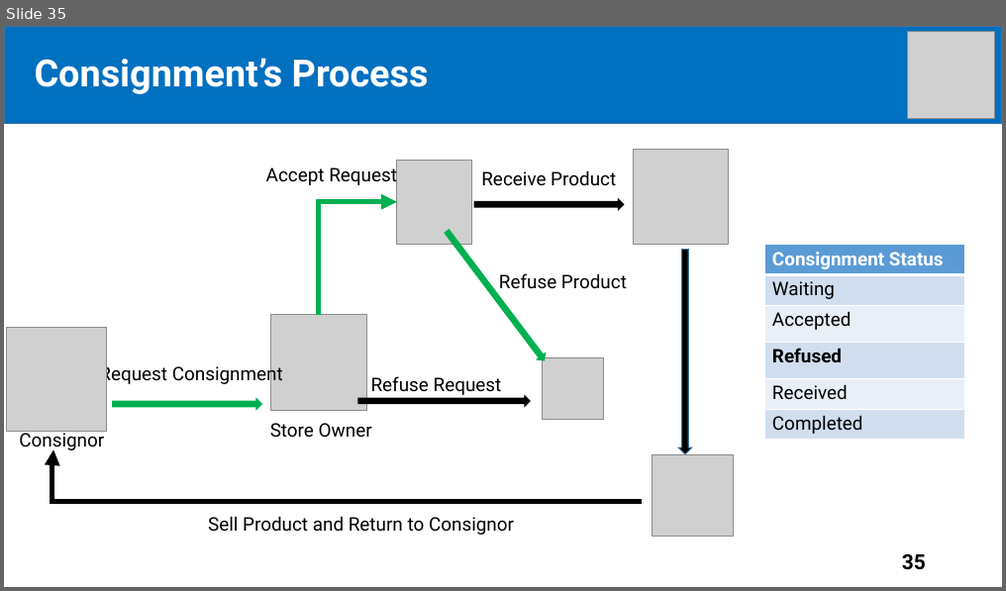
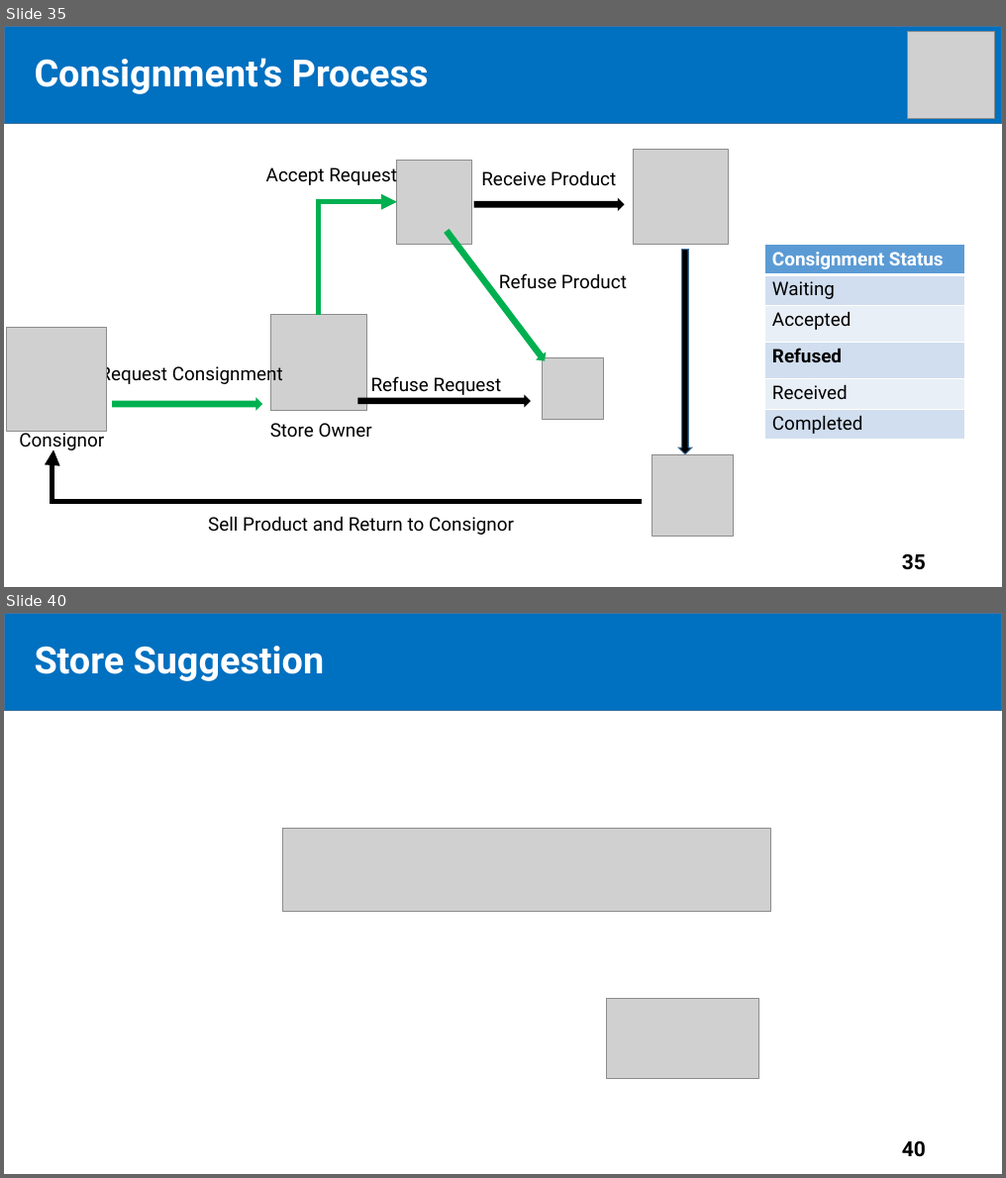
Before and after one commit to tiendan3108/CP, a slide deck: Source/Presentation/PreFinalPresentation.pptx. Shown one above the other, each under a label of ours: slide 35 before the commit, slides 35 and 40 after it; the slides between them are not shown. The pictures are 1006x591 and 1006x1178 pixels, drawn with LibreOffice and Linux fonts; fonts in the diff are those of the drawing; grey boxes stand for pictures. Boxes give left, top, right and bottom in pixels: in the first picture for what was removed or moved away, otherwise in the second. Text is boxed around its words. In the diff, an @@ line names an element or a change of style, - is before the commit and + after.

```diff
--- a/Source/Presentation/PreFinalPresentation.pptx
+++ b/Source/Presentation/PreFinalPresentation.pptx
@@ slide 40 added at bbox=[4, 613, 1002, 1174], background #FFFFFF @@
@@ rectangle added at bbox=[4, 613, 1002, 710], fill #0070C0, outline #43739E 1 pt @@
@@ text added at bbox=[35, 646, 325, 681], 36 pt, text #FFFFFF, bold @@
+Store Suggestion
@@ title added at bbox=[61, 651, 209, 681], 44 pt, text #FFFFFF, bold @@
+Outline
@@ picture added at bbox=[282, 828, 770, 911] @@
@@ picture added at bbox=[607, 998, 758, 1078] @@
@@ page number added at bbox=[902, 1142, 926, 1157], 20 pt, text #000000, bold @@
+40
```
Also in this commit, not shown: 4 slides changed, 26 other slides added, 2 slides removed.
